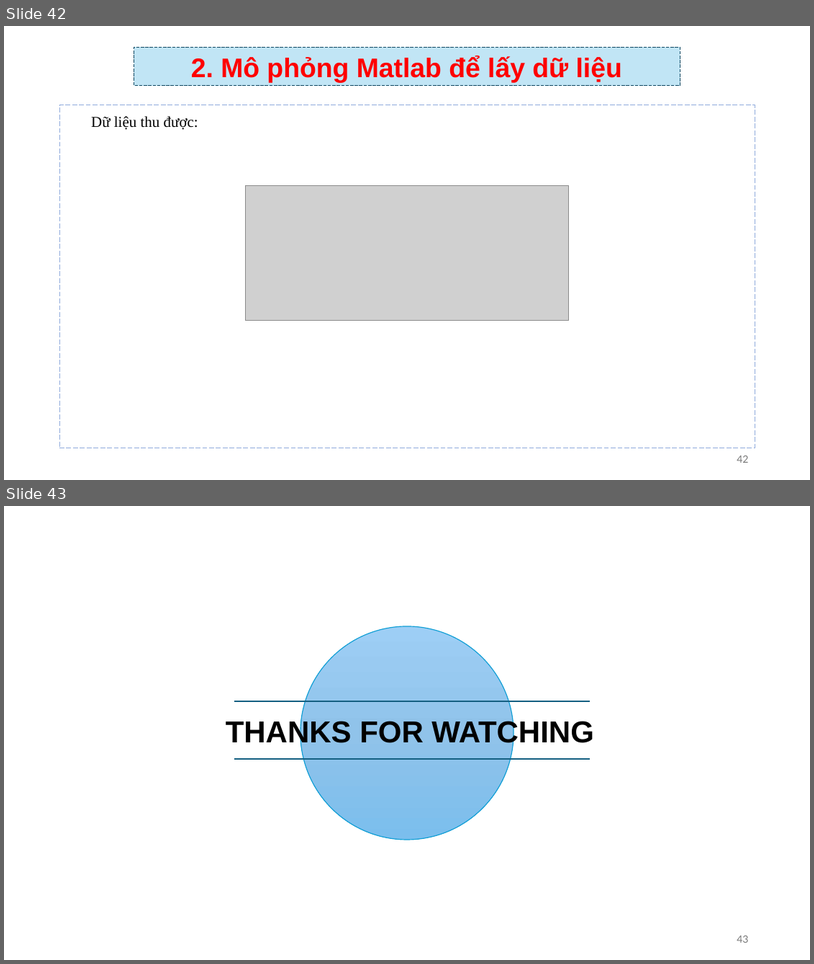
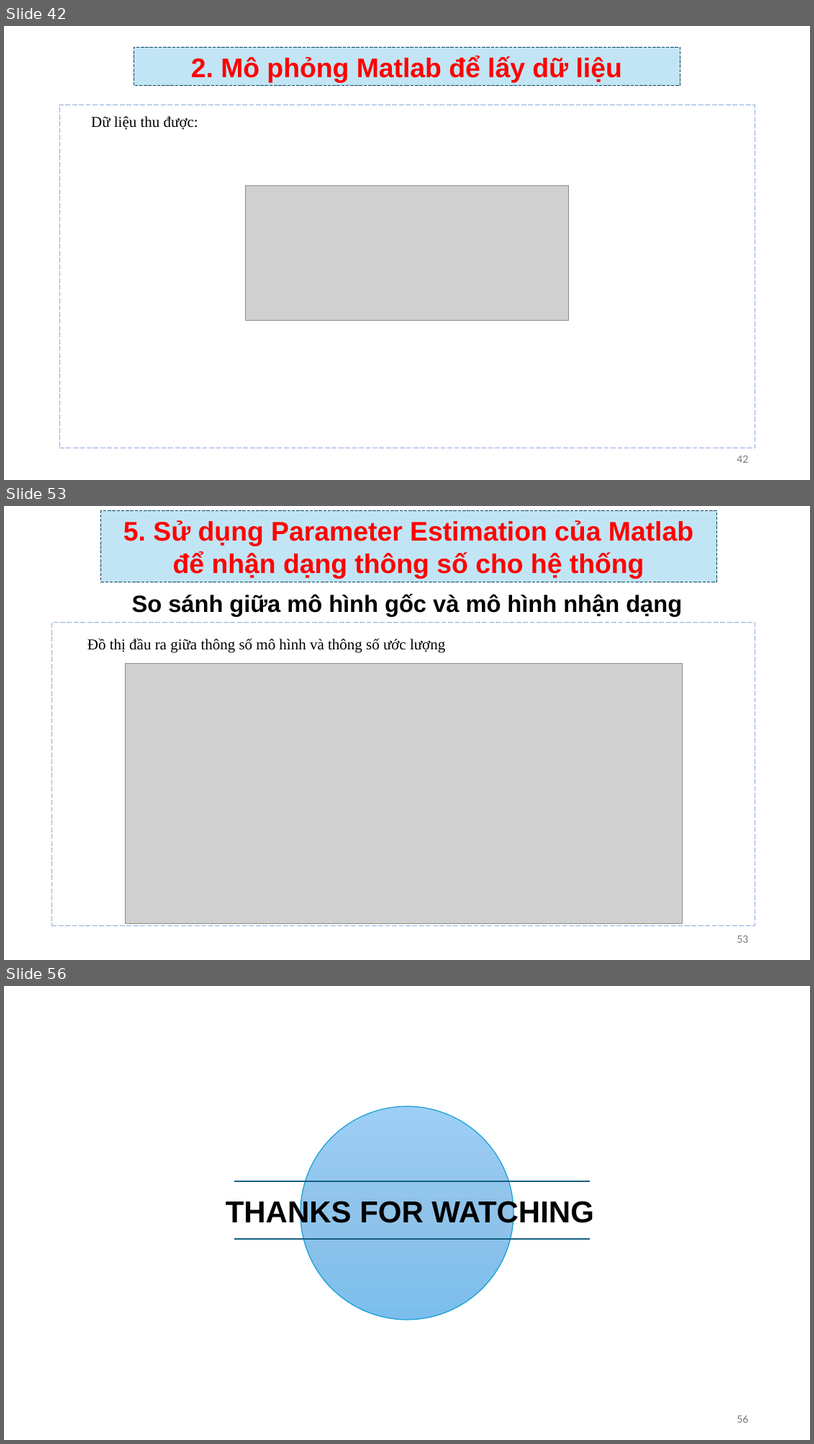
Before and after one commit to TIENPHAT2003/STM32, a slide deck: BaoCaoNhanDang.pptx. Shown one above the other, each under a label of ours: slides 42 and 43 before the commit, slides 42, 53 and 56 after it; the slides between them are not shown. The pictures are 814x964 and 814x1444 pixels, drawn with LibreOffice and Linux fonts; fonts in the diff are those of the drawing; grey boxes stand for pictures; background and template pictures are left out. Boxes give left, top, right and bottom in pixels: in the first picture for what was removed or moved away, otherwise in the second. Text is boxed around its words. In the diff, an @@ line names an element or a change of style, - is before the commit and + after.

Commit message:
Thêm phần nhận dạng thông số vào ppt

```diff
--- a/BaoCaoNhanDang.pptx
+++ b/BaoCaoNhanDang.pptx
@@ slide 53 added at (4,506,810,960), background #FFFFFF @@
@@ rectangle added at (101,511,718,582), fill #C1E5F5, outline #104862 0.75 pt dashed, 32 pt, text #FF0000, bold @@
+5. Sử dụng Parameter Estimation của Matlab để nhận dạng thông số cho hệ thống
@@ text added at (132,594,682,616), 28 pt, text #000000, bold @@
+So sánh giữa mô hình gốc và mô hình nhận dạng
@@ freeform shape added at (52,623,756,925), outline #8FAADC 0.75 pt dashed @@
@@ text added at (88,638,445,652), 18 pt, text #000000 @@
+Đồ thị đầu ra giữa thông số mô hình và thông số ước lượng
@@ picture added at (126,663,683,924) @@
@@ page number added at (737,935,748,942), 12 pt, text #797979 @@
+53
@@ what was slide 43 is now slide 56 @@
@@ page number at (737,1415,748,1422): text changed @@
-43
+56
```
Also in this commit, not shown: 1 slide changed, 12 other slides added, 1 other file.
